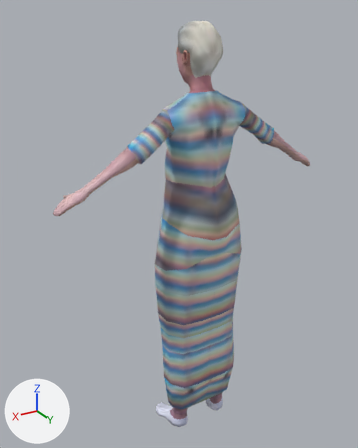
One commit to the FBX model juegojuego/Assets/3DModels/Characters/Modelo/paqui_anim.fbx: the scene before it, then after it.
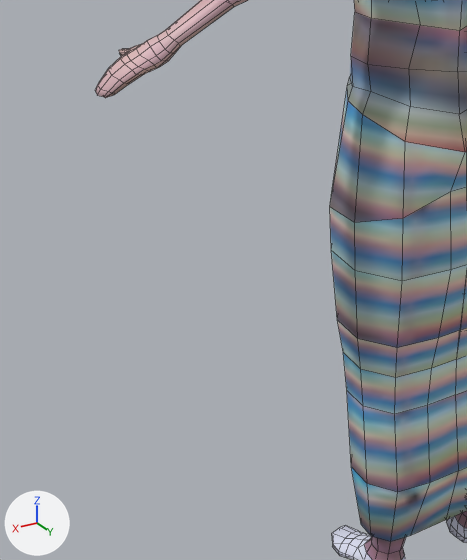
Each version appears first whole from a camera (50 mm lens) standing at (1.328, 1.965, 2.262) and looking at (0.067, -0.136, 1.212), and next in a close-up on the part from 3% to 60% of the width and 39% to 93% of the height. The axes (+X, +Y, +Z) are drawn at lower left. The lights are the same throughout. The close-ups show mesh edges as thin lines.

The first close-up shows 'femme'.
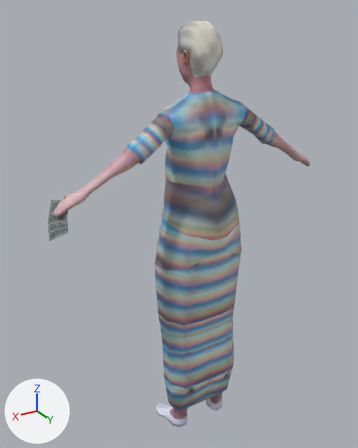
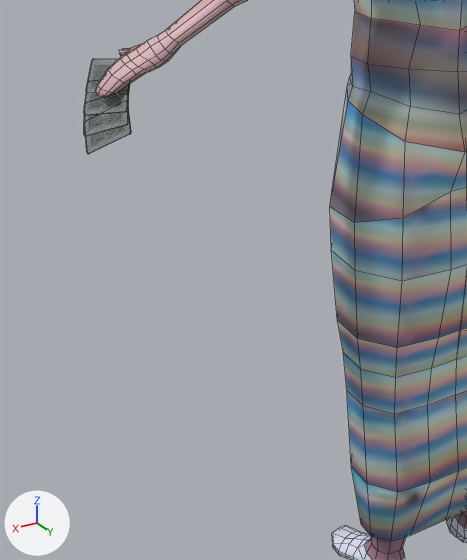
Commit message: Aniadidas cartas a las jugadoras

Edits to the bpy script that builds the scene:
```text
Add img_barajacartas_jpg:
    img_barajacartas_jpg = load_image('BarajaCartas.jpg', 'BarajaCartas.jpg', 950, 570, 'sRGB')
Add mat_material_cartasfrontal_003:
    mat_material_cartasfrontal_003 = principled_material('Material.CartasFrontal.003')
    mat_material_cartasfrontal_003.texture = img_barajacartas_jpg
Add mat_material_cartasfrontal_001:
    mat_material_cartasfrontal_001 = principled_material('Material.CartasFrontal.001')
    mat_material_cartasfrontal_001.texture = img_barajacartas_jpg
Add mat_material_cartasfrontal_004:
    mat_material_cartasfrontal_004 = principled_material('Material.CartasFrontal.004')
    mat_material_cartasfrontal_004.texture = img_barajacartas_jpg
Add mat_material_cartasfrontal_002:
    mat_material_cartasfrontal_002 = principled_material('Material.CartasFrontal.002')
    mat_material_cartasfrontal_002.texture = img_barajacartas_jpg
Change me_cylinder_002:
    used by ob_femme; location = (0.0, 0.0, 0.0)
    remove me_cylinder_002.from_pydata(...)  # 1787 vertices, 1787 faces; spans x -0.76..0.76, y -0.24..0.15, z -0.05..2.22
    add me_cylinder_002.from_pydata(...)  # 1947 vertices, 1875 faces; spans x -0.76..0.79, y -0.24..0.15, z -0.05..2.22
    me_cylinder_002 part 1: a new loose piece of 40 vertices spanning x 0.71..0.79, y -0.1..0.03, z 1.35..1.45, in mat_material_cartasfrontal_001 (picture img_barajacartas_jpg)
    me_cylinder_002 part 2: a new loose piece of 40 vertices spanning x 0.7..0.78, y -0.12..0.01, z 1.38..1.47, in mat_material_cartasfrontal_002 (picture img_barajacartas_jpg)
    me_cylinder_002 part 3: a new loose piece of 40 vertices spanning x 0.69..0.76, y -0.13..-0.01, z 1.42..1.5, in mat_material_cartasfrontal_003 (picture img_barajacartas_jpg)
    me_cylinder_002 part 4: a new loose piece of 40 vertices spanning x 0.72..0.79, y -0.08..0.04, z 1.33..1.43, in mat_material_cartasfrontal_004 (picture img_barajacartas_jpg)
    add me_cylinder_002.materials.append(mat_material_cartasfrontal_001)  # picture img_barajacartas_jpg
    add me_cylinder_002.materials.append(mat_material_cartasfrontal_002)  # picture img_barajacartas_jpg
    add me_cylinder_002.materials.append(mat_material_cartasfrontal_003)  # picture img_barajacartas_jpg
    add me_cylinder_002.materials.append(mat_material_cartasfrontal_004)  # picture img_barajacartas_jpg
```

Boxes (x1, y1, x2, y2) around the edits, measured in the close-ups (467 x 560 px):
'femme', reshaped: before (95, 0, 467, 560); after (84, 0, 467, 560)
part 1 of me_cylinder_002, added: after (84, 98, 129, 136)
part 2 of me_cylinder_002, added: after (84, 87, 130, 116)
part 3 of me_cylinder_002, added: after (86, 59, 130, 95)
part 4 of me_cylinder_002, added: after (85, 107, 131, 154)
